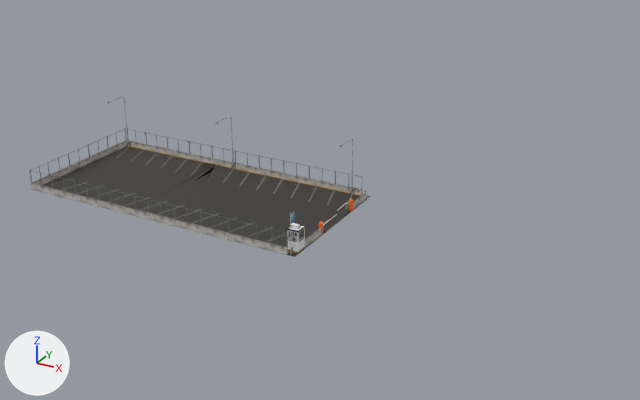
A saved change to the FBX model Assets/pyramid of giza 1/New Assets By KA/Parking.fbx.
Both versions are drawn from a 50 mm lens placed at (57.9, -76.1, 40.5), pointed at (15.8, 0.4, 2.2). Every picture has the same lights, and +X, +Y and +Z are marked at lower left. The first picture is the older version. Where no turn or scale is listed for an object, it has been applied to the vertices.

Objects in the first picture: 'ParkingLot'.
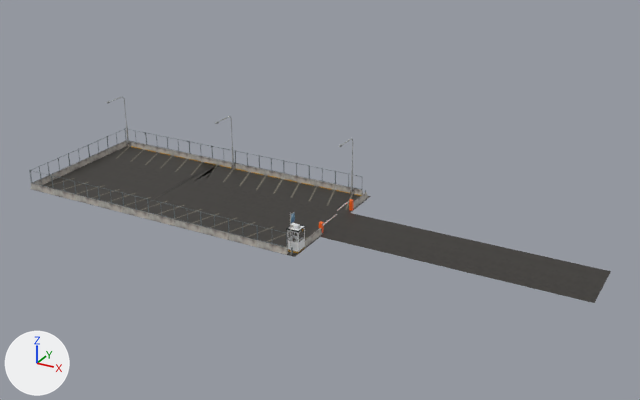
What differs and where, as boxes [x1, y1, x2, y2] in the pictures (640 x 400 px):
'Plane', added
    after: [321, 213, 611, 303]

The change in detail:
Mesh me_plane is new.
It has 4 vertices, 1 face and spans x -14.1..14.1, y -3.4..3.4, z 0.0.
It uses material mat_mat2 (picture img_mat2_basecolor_png).
Object 'Plane' (ob_plane) is new; it shows me_plane.
Its location is (31.95, 0.0, -0.04).
